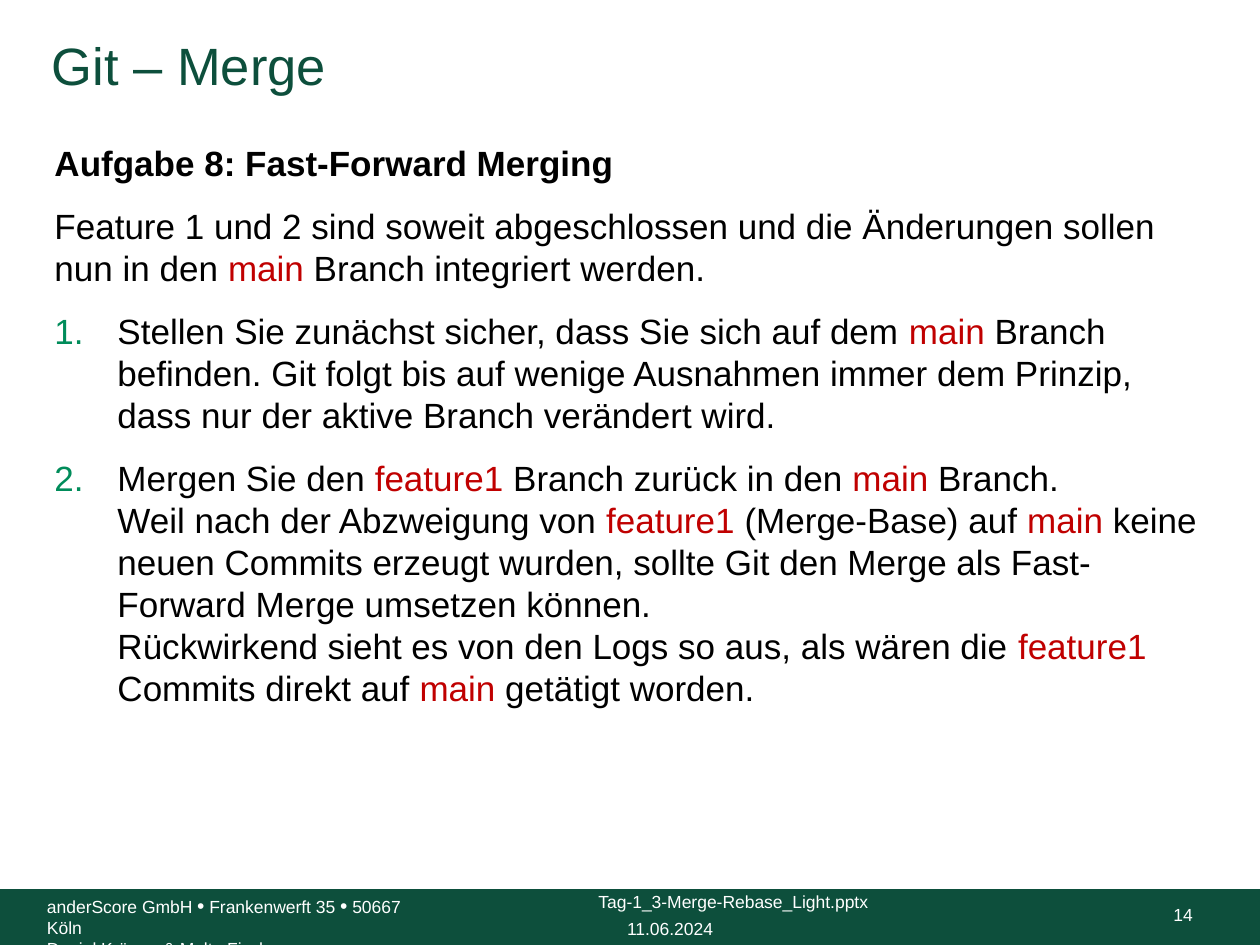
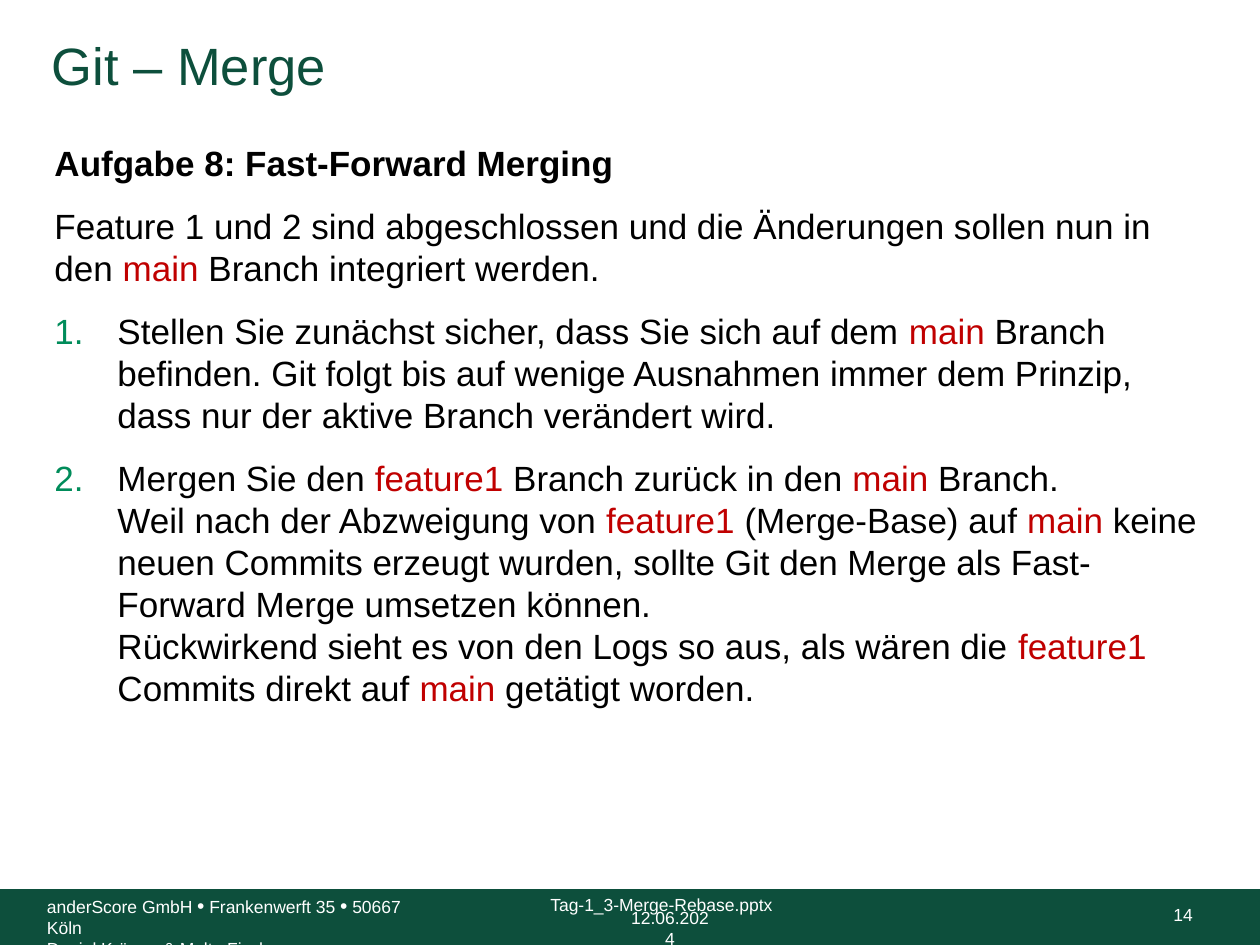
Before and after one commit to anderscore-gmbh/gitlab, a slide deck: slide 14 of slides/Tag-1_3-Merge-Rebase.pptx. Drawn at 1260x945 pixels with LibreOffice and Linux fonts; fonts in the diff are those of the drawing; background and template pictures are left out. Boxes give left, top, right and bottom in pixels: in the first picture for what was removed or moved away, otherwise in the second. Text is boxed around its words. In the diff, an @@ line names an element or a change of style, - is before the commit and + after.

```diff
--- a/slides/Tag-1_3-Merge-Rebase.pptx
+++ b/slides/Tag-1_3-Merge-Rebase.pptx
@@ text at bbox=[54, 211, 1150, 288]: text changed @@
-Feature 1 und 2 sind soweit abgeschlossen und die Änderungen sollen nun in den main Branch integriert werden.
+Feature 1 und 2 sind abgeschlossen und die Änderungen sollen nun in den main Branch integriert werden.
@@ text at bbox=[550, 898, 772, 915]: text changed @@
-Tag-1_3-Merge-Rebase_Light.pptx
+Tag-1_3-Merge-Rebase.pptx
@@ text at bbox=[631, 911, 709, 924]: text changed @@
-11.06.2024
+12.06.2024
```
Also in this commit, not shown: 104 other slides changed, 13 slides added, 5 other files.
